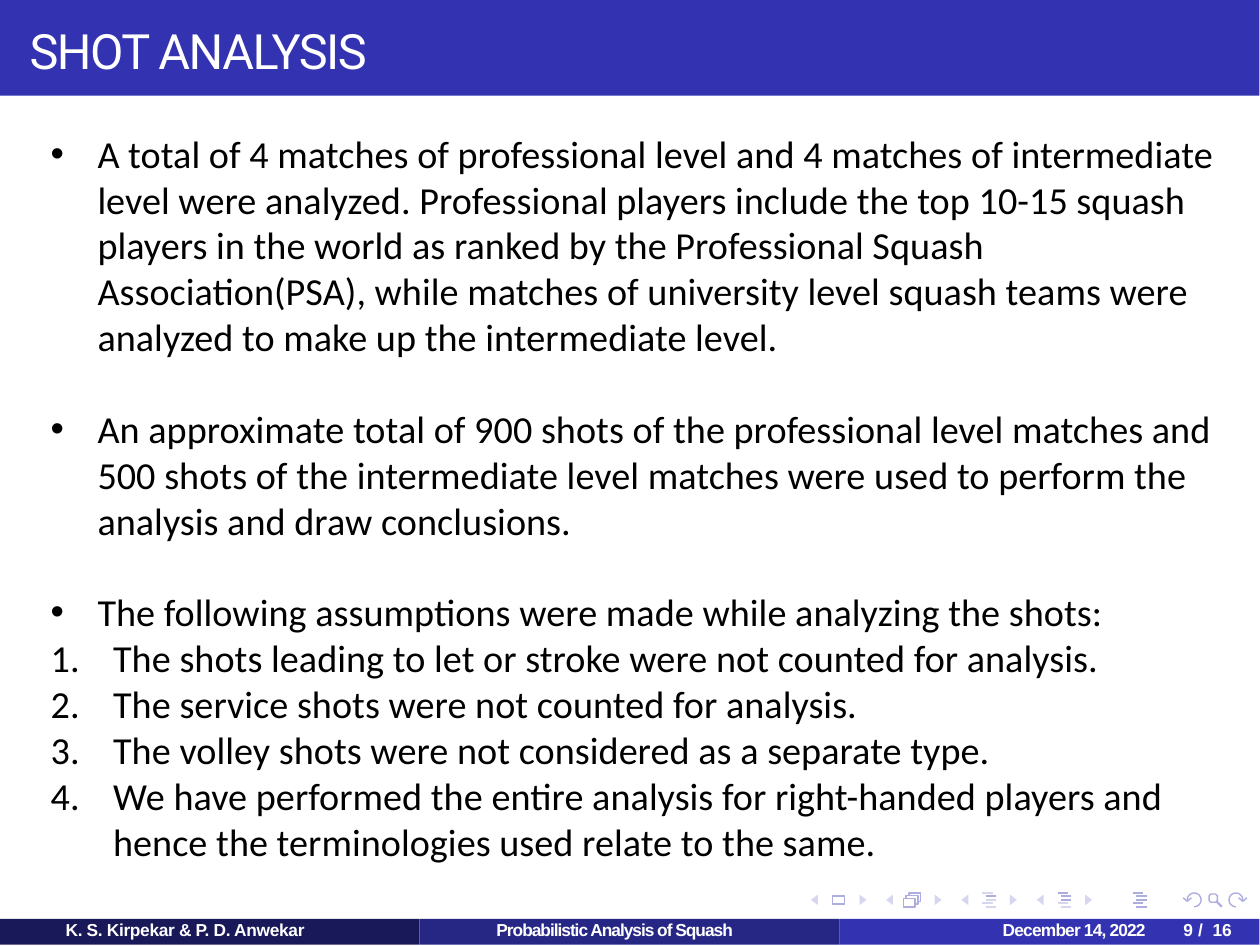
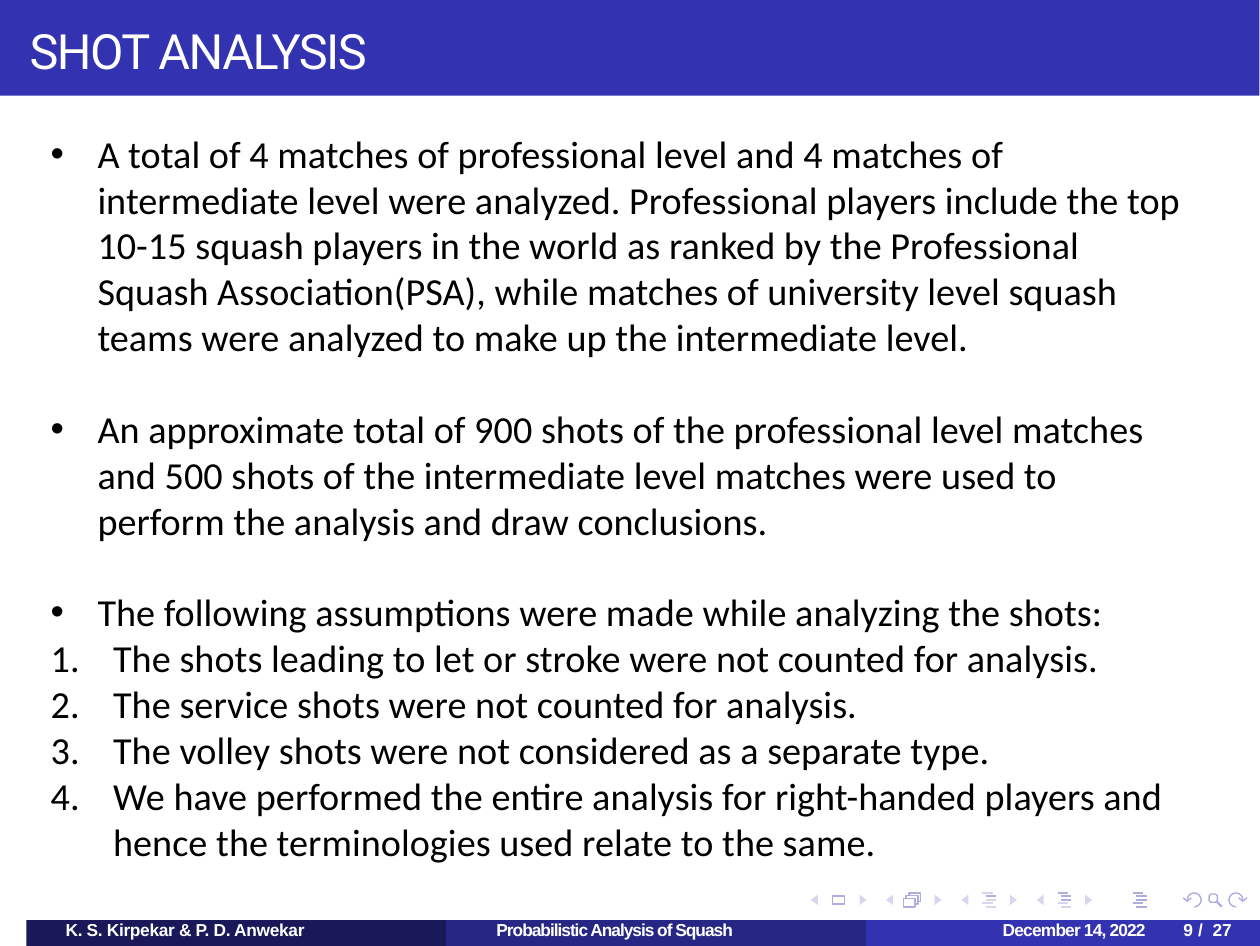
Before and after one commit to PrathameshAnwekar/SOP-SquashProbabilisticAnalysis, a slide deck: slide 9 of Final Presentation.pptx. Drawn at 1260x946 pixels with LibreOffice and Linux fonts; fonts in the diff are those of the drawing. Boxes give left, top, right and bottom in pixels: in the first picture for what was removed or moved away, otherwise in the second. Text is boxed around its words. In the diff, an @@ line names an element or a change of style, - is before the commit and + after.

Commit message:
ppt new

```diff
--- a/Final Presentation.pptx
+++ b/Final Presentation.pptx
@@ text "A total of 4 matches ..." rewrapped from [98,141,1213,863] to [98,141,1180,863] @@
@@ 3 freeform shapes: place and size @@
-3 freeform shapes at [0,920,1260,945]
+3 freeform shapes at [28,920,1260,945]
@@ page number at [1183,924,1232,936]: text changed @@
-9 / 16
+9 / 27
```
Also in this commit, not shown: 9 other slides changed.
